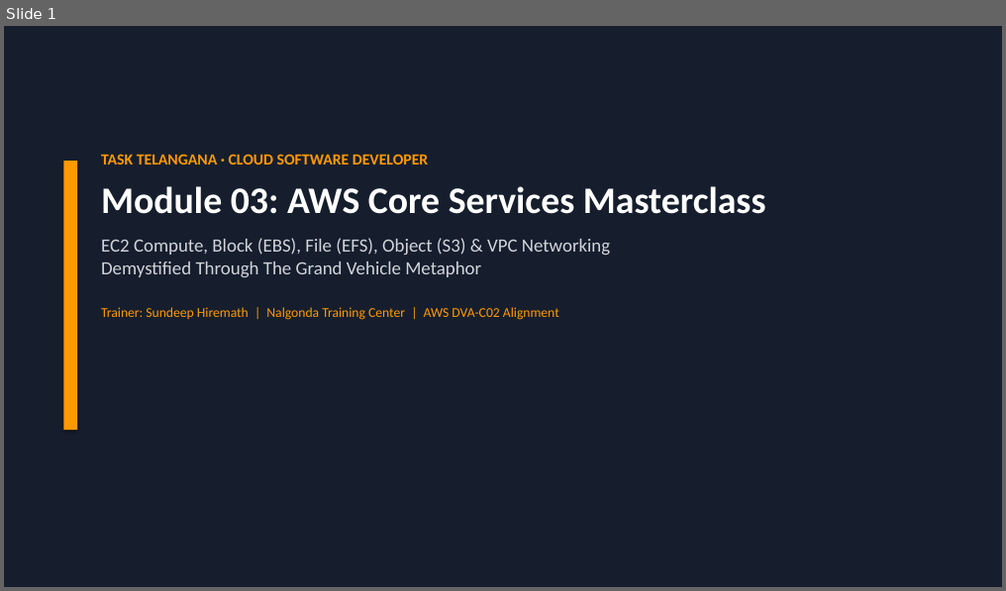
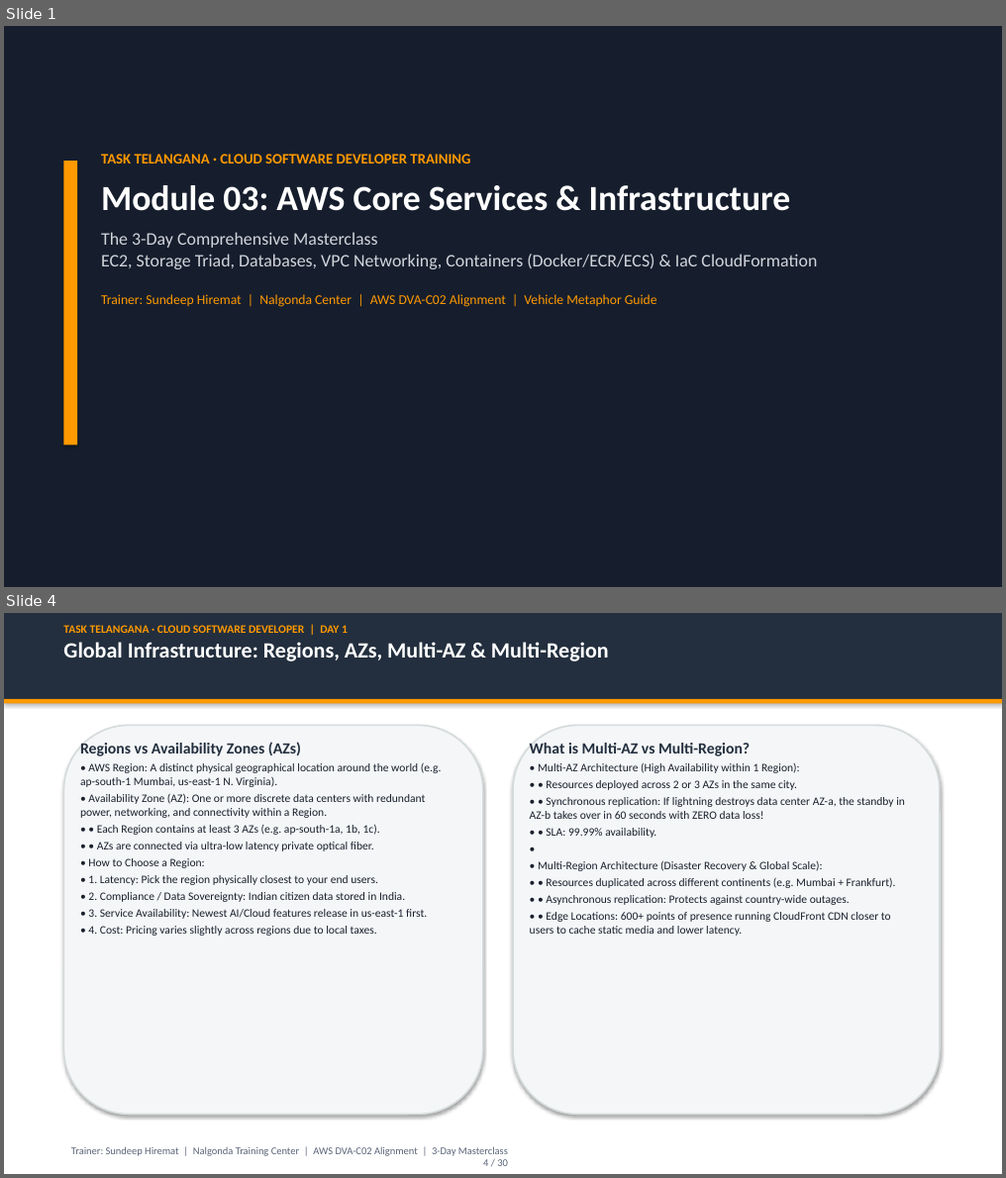
Before and after one commit to cloude-user/task, a slide deck: module_03_aws_core/presentation/Module_03_AWS_Core_Services_Masterclass.pptx. Shown one above the other, each under a label of ours: slide 1 before the commit, slides 1 and 4 after it; the slides between them are not shown. The pictures are 1006x591 and 1006x1178 pixels, drawn with LibreOffice and Linux fonts; fonts in the diff are those of the drawing. Boxes give left, top, right and bottom in pixels: in the first picture for what was removed or moved away, otherwise in the second. Text is boxed around its words. In the diff, an @@ line names an element or a change of style, - is before the commit and + after.

Commit message:
Feature/vpc networking (#3)
* docs(module03): add dedicated VPC networking & compute/storage/db master guides with analogies and diagrams

* docs(module03): expand EBS vs EFS block vs file deep dive, S3 7-tiers, HTTPS TLS handshake, and public vs private DNS

* feat(module03): infuse Tollywood cinema & Telangana kirana analogies, unify single versions, and update masterclass PPTX

* cloud-formation

---------

```diff
--- a/module_03_aws_core/presentation/Module_03_AWS_Core_Services_Masterclass.pptx
+++ b/module_03_aws_core/presentation/Module_03_AWS_Core_Services_Masterclass.pptx
@@ slide 4 added at [4,613,1002,1174], background #FFFFFF @@
@@ rectangle added at [4,613,1002,699], fill #232F3E @@
@@ text added at [63,625,609,662], 21 pt, text #FFFFFF, bold @@
+TASK TELANGANA · CLOUD SOFTWARE DEVELOPER | DAY 1
+Global Infrastructure: Regions, AZs, Multi-AZ & Multi-Region
@@ rectangle added at [4,699,1002,703], fill #FF9900 @@
@@ rounded rectangle added at [63,725,483,1115], fill #F4F6F8, outline #D5DBDB 1.5 pt @@
@@ rounded rectangle added at [513,725,940,1115], fill #F4F6F8, outline #D5DBDB 1.5 pt @@
@@ text added at [80,742,442,936], 11 pt, text #1A202C @@
+Regions vs Availability Zones (AZs)
+• AWS Region: A distinct physical geographical location around the world (e.g. ap-south-1 Mumbai, us-east-1 N. Virginia).
+• Availability Zone (AZ): One or more discrete data centers with redundant power, networking, and connectivity within a Region.
+• • Each Region contains at least 3 AZs (e.g. ap-south-1a, 1b, 1c).
+• • AZs are connected via ultra-low latency private optical fiber.
+• How to Choose a Region:
+• 1. Latency: Pick the region physically closest to your end users.
+• 2. Compliance / Data Sovereignty: Indian citizen data stored in India.
+• 3. Service Availability: Newest AI/Cloud features release in us-east-1 first.
+• 4. Cost: Pricing varies slightly across regions due to local taxes.
@@ text added at [530,743,905,936], 11 pt, text #1A202C @@
+What is Multi-AZ vs Multi-Region?
+• Multi-AZ Architecture (High Availability within 1 Region):
+• • Resources deployed across 2 or 3 AZs in the same city.
+• • Synchronous replication: If lightning destroys data center AZ-a, the standby in AZ-b takes over in 60 seconds with ZERO data loss!
+• • SLA: 99.99% availability.
+•
+• Multi-Region Architecture (Disaster Recovery & Global Scale):
+• • Resources duplicated across different continents (e.g. Mumbai + Frankfurt).
+• • Asynchronous replication: Protects against country-wide outages.
+• • Edge Locations: 600+ points of presence running CloudFront CDN closer to users to cache static media and lower latency.
@@ text added at [71,1147,508,1166], 10 pt, text #5A6578 @@
+Trainer: Sundeep Hiremat | Nalgonda Training Center | AWS DVA-C02 Alignment | 3-Day Masterclass
+4 / 30
@@ slide 1 changed as well @@
@@ rectangle: place and size @@
-rectangle at [63,161,77,430]
+rectangle at [63,161,77,445]
@@ text at [101,154,817,307]: text changed; size 18 to 17 pt @@
-TASK TELANGANA · CLOUD SOFTWARE DEVELOPER
-Module 03: AWS Core Services Masterclass
-EC2 Compute, Block (EBS), File (EFS), Object (S3) & VPC Networking
-Demystified Through The Grand Vehicle Metaphor
-Trainer: Sundeep Hiremath | Nalgonda Training Center | AWS DVA-C02 Alignment
+TASK TELANGANA · CLOUD SOFTWARE DEVELOPER TRAINING
+Module 03: AWS Core Services & Infrastructure
+The 3-Day Comprehensive Masterclass
+EC2, Storage Triad, Databases, VPC Networking, Containers (Docker/ECR/ECS) & IaC CloudFormation
+Trainer: Sundeep Hiremat | Nalgonda Center | AWS DVA-C02 Alignment | Vehicle Metaphor Guide
```
Also in this commit, not shown: 15 other slides changed, 11 other slides added, 4 slides removed, 25 other files.
